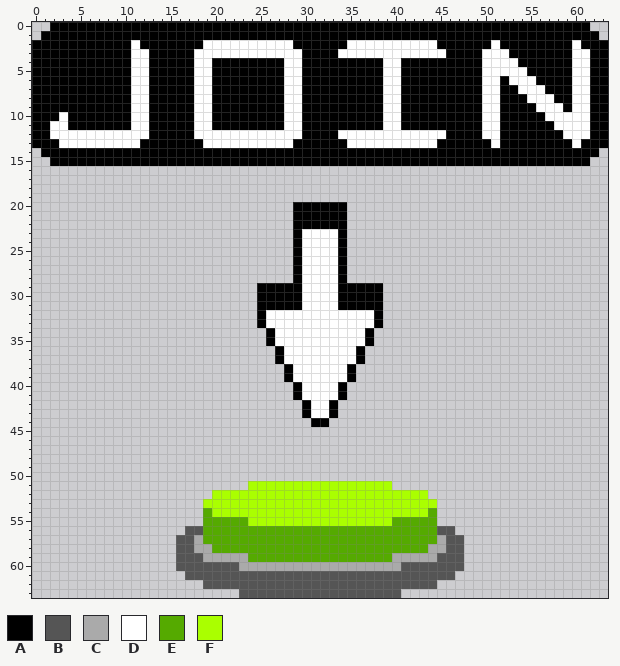
Pixel-art sprite, stored at Assets/BombGameArt/join.png. The picture above was drawn from the file before the commit.
The file is 64x64 pixels.
Palette (. is transparent): A #000000  B #555555  C #aaaaaa  D #ffffff  E #55aa00  F #aaff00
Pixels before, first column x 0:
 0 ..AAAAAAAAAAAAAAAAAAAAAAAAAAAAAAAAAAAAAAAAAAAAAAAAAAAAAAAAAAAA..
 1 .AAAAAAAAAAAAAAAAAAAAAAAAAAAAAAAAAAAAAAAAAAAAAAAAAAAAAAAAAAAAAA.
 2 AAAAAAAAAAADAAAAAAADDDDDDDDDDAAAAAADDDDDDDDDDAAAAAADAAAAAAAADAAA
 3 AAAAAAAAAAADDAAAAADDDDDDDDDDDDAAAADDDDDDDDDDDDAAAADDDAAAAAAADDAA
 4 AAAAAAAAAAADDAAAAADDAAAAAAAADDAAAAAAAAADDAAAAAAAAADDDDAAAAAADDAA
 5 AAAAAAAAAAADDAAAAADDAAAAAAAADDAAAAAAAAADDAAAAAAAAADDDDDAAAAADDAA
 6 AAAAAAAAAAADDAAAAADDAAAAAAAADDAAAAAAAAADDAAAAAAAAADDADDDAAAADDAA
 7 AAAAAAAAAAADDAAAAADDAAAAAAAADDAAAAAAAAADDAAAAAAAAADDAADDDAAADDAA
 8 AAAAAAAAAAADDAAAAADDAAAAAAAADDAAAAAAAAADDAAAAAAAAADDAAADDDAADDAA
 9 AAAAAAAAAAADDAAAAADDAAAAAAAADDAAAAAAAAADDAAAAAAAAADDAAAADDDADDAA
10 AAADAAAAAAADDAAAAADDAAAAAAAADDAAAAAAAAADDAAAAAAAAADDAAAAADDDDDAA
11 AADDAAAAAAADDAAAAADDAAAAAAAADDAAAAAAAAADDAAAAAAAAADDAAAAAADDDDAA
12 AADDDDDDDDDDDAAAAADDDDDDDDDDDDAAAADDDDDDDDDDDDAAAADDAAAAAAADDDAA
13 AAADDDDDDDDDAAAAAAADDDDDDDDDDAAAAAADDDDDDDDDDAAAAAADAAAAAAAADAAA
14 .AAAAAAAAAAAAAAAAAAAAAAAAAAAAAAAAAAAAAAAAAAAAAAAAAAAAAAAAAAAAAA.
15 ..AAAAAAAAAAAAAAAAAAAAAAAAAAAAAAAAAAAAAAAAAAAAAAAAAAAAAAAAAAAA..
16 ................................................................
17 ................................................................
18 ................................................................
19 ................................................................
20 .............................AAAAAA.............................
21 .............................AAAAAA.............................
22 .............................AAAAAA.............................
23 .............................ADDDDA.............................
24 .............................ADDDDA.............................
25 .............................ADDDDA.............................
26 .............................ADDDDA.............................
27 .............................ADDDDA.............................
28 .............................ADDDDA.............................
29 .........................AAAAADDDDAAAAA.........................
30 .........................AAAAADDDDAAAAA.........................
31 .........................AAAAADDDDAAAAA.........................
32 .........................ADDDDDDDDDDDDA.........................
33 .........................ADDDDDDDDDDDDA.........................
34 ..........................ADDDDDDDDDDA..........................
35 ..........................ADDDDDDDDDDA..........................
36 ...........................ADDDDDDDDA...........................
37 ...........................ADDDDDDDDA...........................
38 ............................ADDDDDDA............................
39 ............................ADDDDDDA............................
40 .............................ADDDDA.............................
41 .............................ADDDDA.............................
42 ..............................ADDA..............................
43 ..............................ADDA..............................
44 ...............................AA...............................
45 ................................................................
46 ................................................................
47 ................................................................
48 ................................................................
49 ................................................................
50 ................................................................
51 ........................FFFFFFFFFFFFFFFF........................
52 ....................FFFFFFFFFFFFFFFFFFFFFFFF....................
53 ...................FFFFFFFFFFFFFFFFFFFFFFFFFF...................
54 ...................EFFFFFFFFFFFFFFFFFFFFFFFFE...................
55 ...................EEEEEFFFFFFFFFFFFFFFFEEEEE...................
56 .................BBEEEEEEEEEEEEEEEEEEEEEEEEEEBB.................
57 ................BBCEEEEEEEEEEEEEEEEEEEEEEEEEECBB................
58 ................BBCCEEEEEEEEEEEEEEEEEEEEEEEECCBB................
59 ................BBBCCCCCEEEEEEEEEEEEEEEECCCCCBBB................
60 ................BBBBBBBCCCCCCCCCCCCCCCCCCBBBBBBB................
61 .................BBBBBBBBBBBBBBBBBBBBBBBBBBBBBB.................
62 ...................BBBBBBBBBBBBBBBBBBBBBBBBBB...................
63 .......................BBBBBBBBBBBBBBBBBB.......................
After the commit:
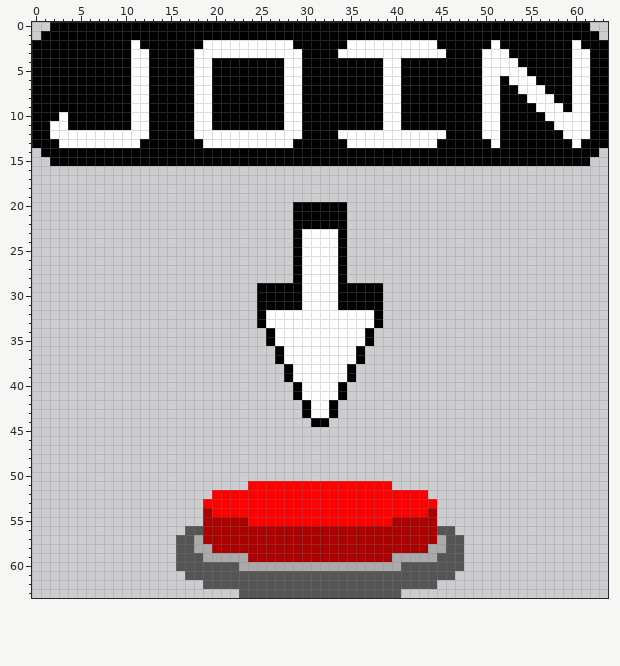
The edit:
colour E: #55aa00 -> #aa0000
colour F: #aaff00 -> #ff0000
Boxes around the changes in both pictures, in picture pixels (x1, y1, x2, y2):
changed: (203, 481, 437, 562)
